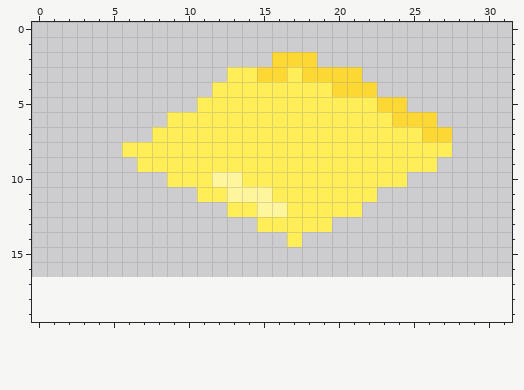
Pixel-art sprite, stored at assets/cheese.png. That is the earlier state.
The file is 32x32 pixels. The old version is drawn lined up with the new one, on the new canvas.
Once edited:
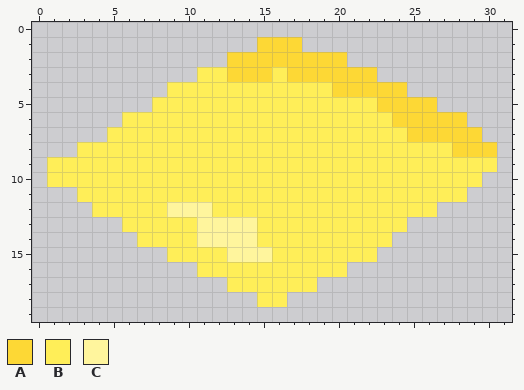
Palette (. is transparent): A #fdd835  B #ffee58  C #fff59d
From old to new:
canvas 32x32 -> 32x20, the old top-left corner now at 0,-15 (the part of the old canvas that was cut away was empty and is not shown)
The author put colour A in row 1 at x 15 to 17; in row 2 at x 13 to 15 and 19 to 20; in row 3 at x 22; in row 4 at x 23 to 24; in row 5 at x 25 to 26; in row 6 at x 27 to 28.
The author put colour A in row 7 at x 28 to 29; in row 8 at x 28 to 30.
Colour B becomes colour A in row 3 at x 13 to 14 and 17; in row 7 at x 25.
The author put colour B in row 3 at x 11 to 12; in row 4 at x 9 to 11; in row 5 at x 8 to 10; in row 6 at x 6 to 8; in row 7 at x 5 to 7; in row 8 at x 3 to 5.
The author put colour B in row 9 at x 1 to 6 and 27 to 30; in row 10 at x 1 to 8 and 25 to 29; in row 11 at x 3 to 10 and 23 to 28; in row 12 at x 4 to 8, 12 and 22 to 26; in row 13 at x 6 to 10 and 20 to 24; in row 14 at x 7 to 10, 15 to 16 and 18 to 23.
The author put colour B in row 15 at x 9 to 12 and 16 to 22; in row 16 at x 11 to 20; in row 17 at x 13 to 18; in row 18 at x 15 to 16.
Colour A becomes colour B in row 3 at x 16.
Colour C becomes colour B in row 10 at x 12 to 13; in row 11 at x 13 to 15; in row 12 at x 15 to 16.
The author put colour C in row 12 at x 9 to 11; in rows 13 to 14 at x 11 to 14; in row 15 at x 13 to 15.
